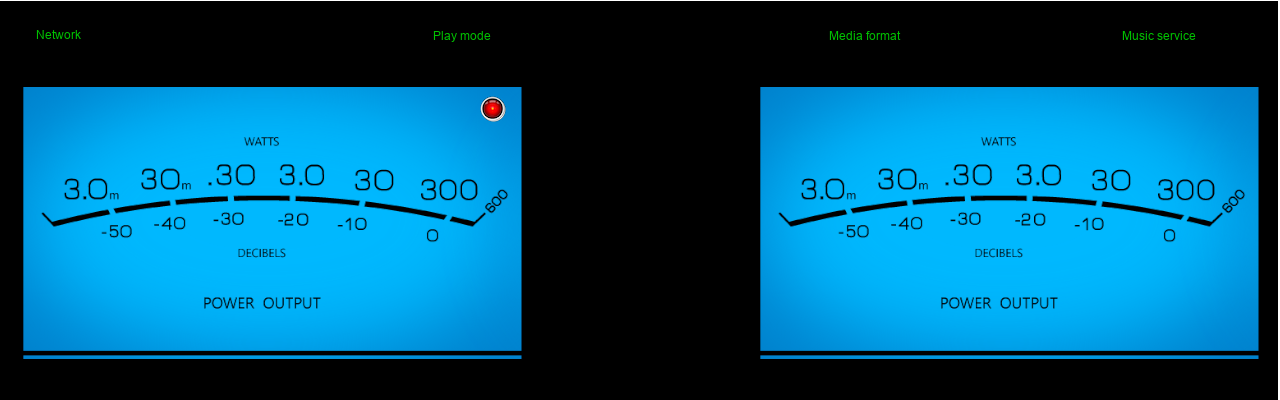
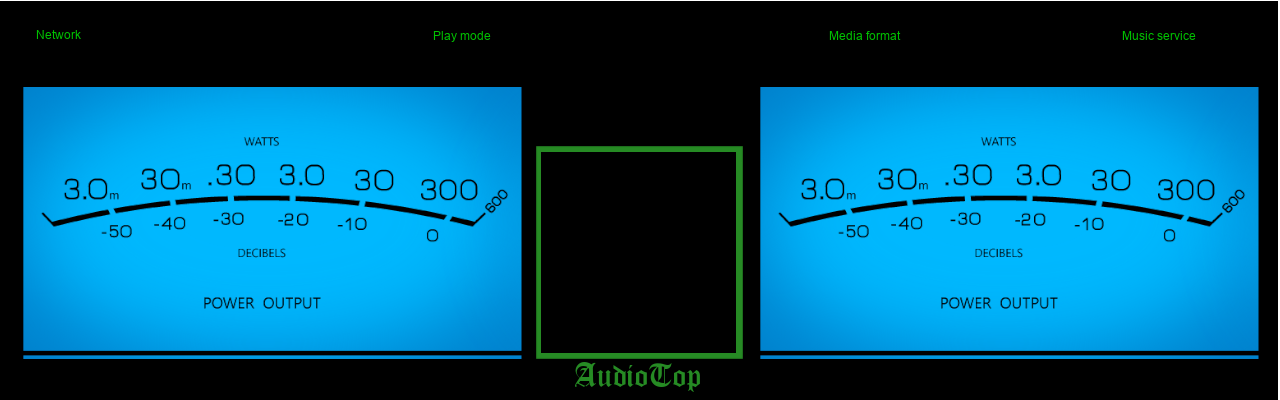
Comparing the layer stacks of the two w=1280, h=400 images. Changes:
painted on "Media format" over (480, 96, 505, 121)
removed layer "Pasted Layer #1" over (480, 97, 506, 122)
added layer "Layer" above "pixies copy.jpg copy" over (536, 146, 743, 359)
added layer "pixies copy.jpg copy" above "AudioTop" over (736, 162, 742, 352)
added layer "AudioTop" above "Pasted Layer" over (575, 362, 700, 392)
